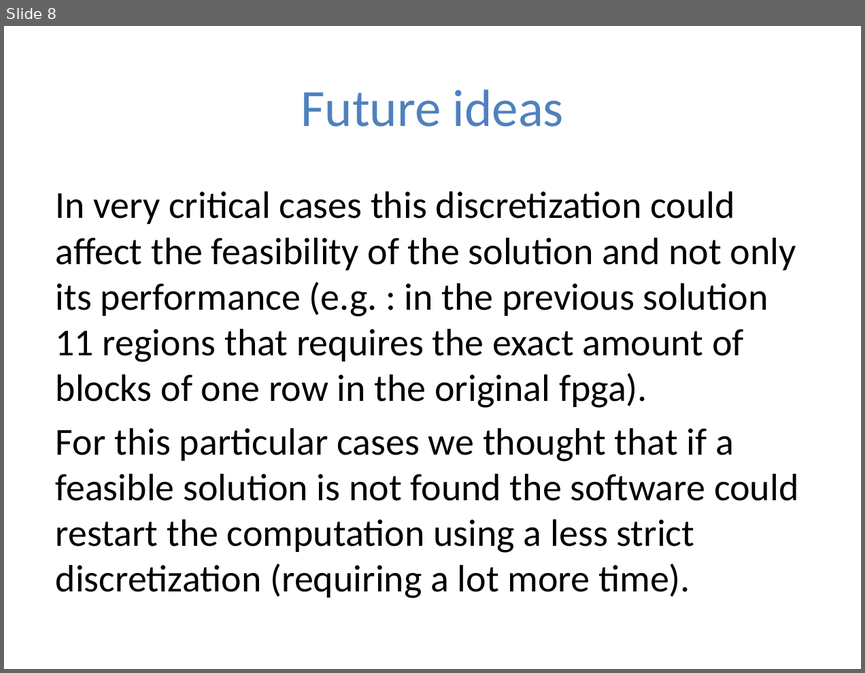
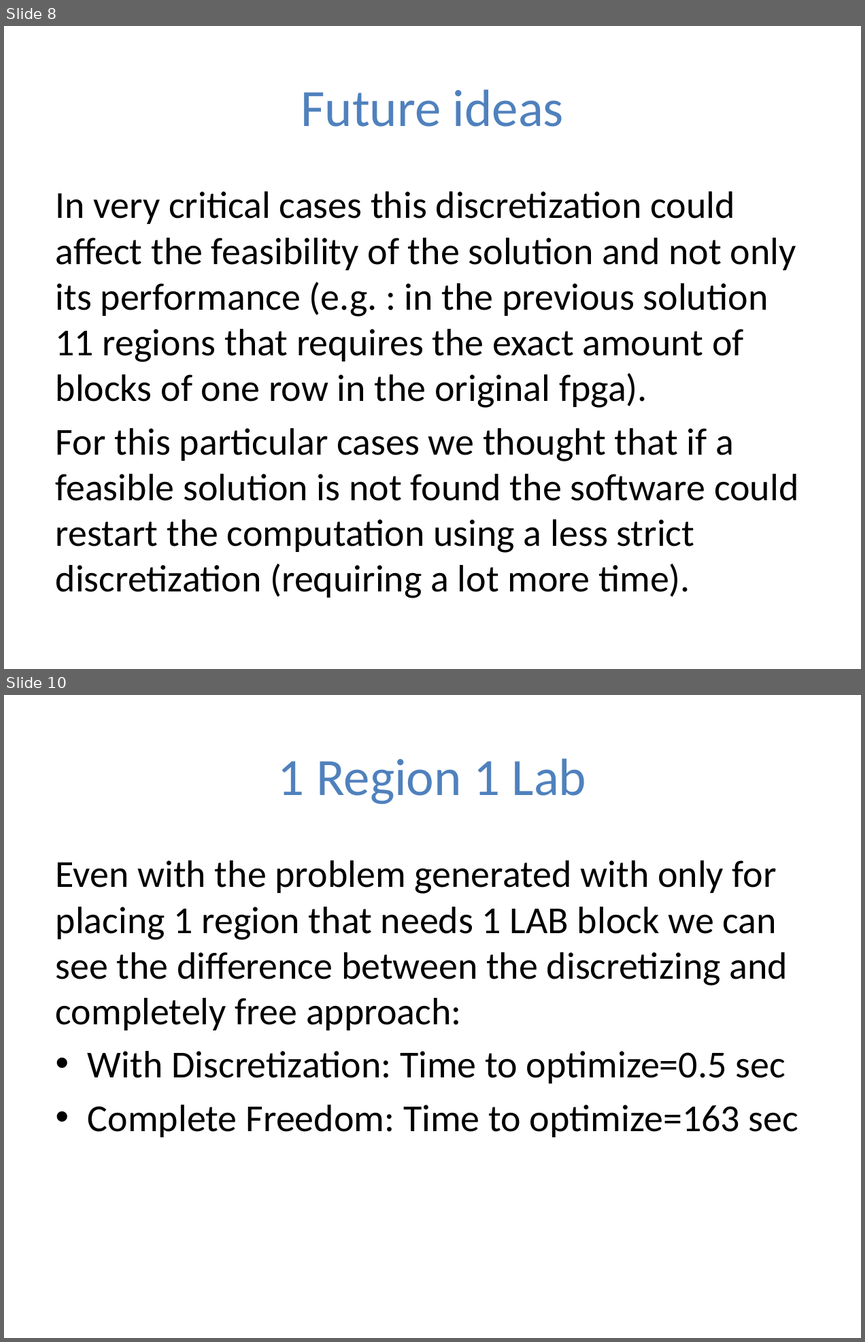
Before and after one commit to andreino7/FloorPlacer, a slide deck: ResultPresentation.pptx. Shown one above the other, each under a label of ours: slide 8 before the commit, slides 8 and 10 after it; the slides between them are not shown. The pictures are 865x673 and 865x1342 pixels, drawn with LibreOffice and Linux fonts; fonts in the diff are those of the drawing. Boxes give left, top, right and bottom in pixels: in the first picture for what was removed or moved away, otherwise in the second. Text is boxed around its words. In the diff, an @@ line names an element or a change of style, - is before the commit and + after.

```diff
--- a/ResultPresentation.pptx
+++ b/ResultPresentation.pptx
@@ slide 10 added at box(4, 695, 861, 1338), background #FFFFFF @@
@@ title added at box(278, 758, 587, 804), 44 pt, text #4F81BD @@
+1 Region 1 Lab
@@ text added at box(56, 860, 798, 1137), 32 pt, text #000000 @@
+Even with the problem generated with only for placing 1 region that needs 1 LAB block we can see the difference between the discretizing and completely free approach:
+• With Discretization: Time to optimize=0.5 sec
+• Complete Freedom: Time to optimize=163 sec
```
Also in this commit, not shown: 3 other slides added, 1 slide removed.
